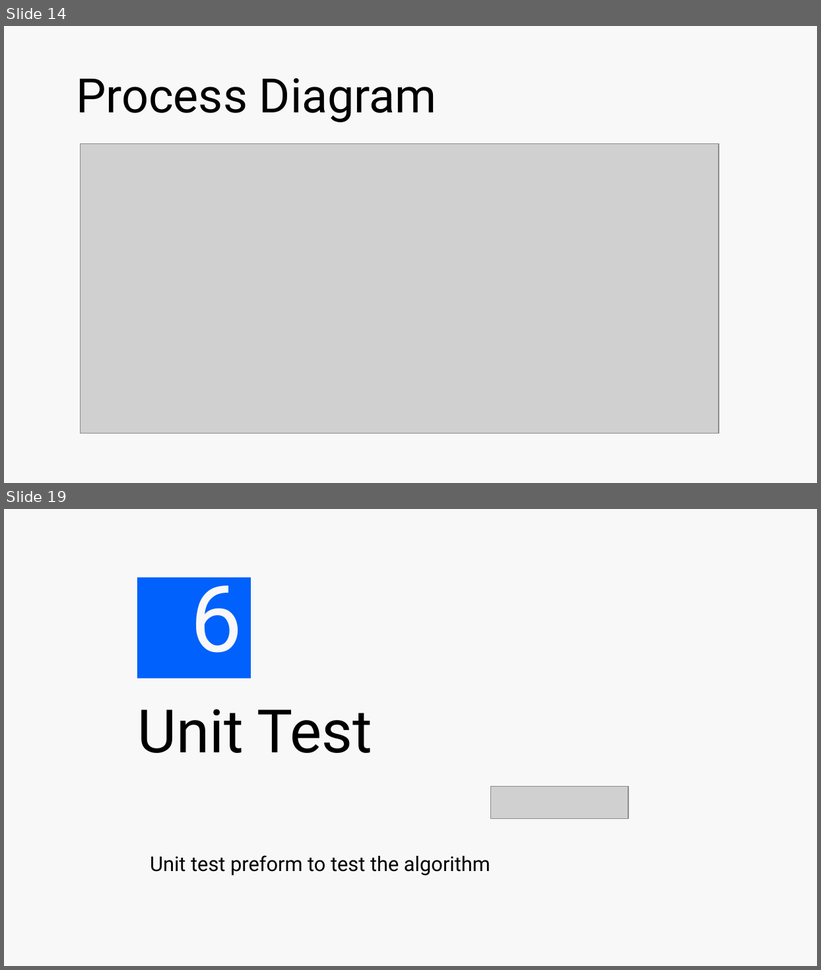
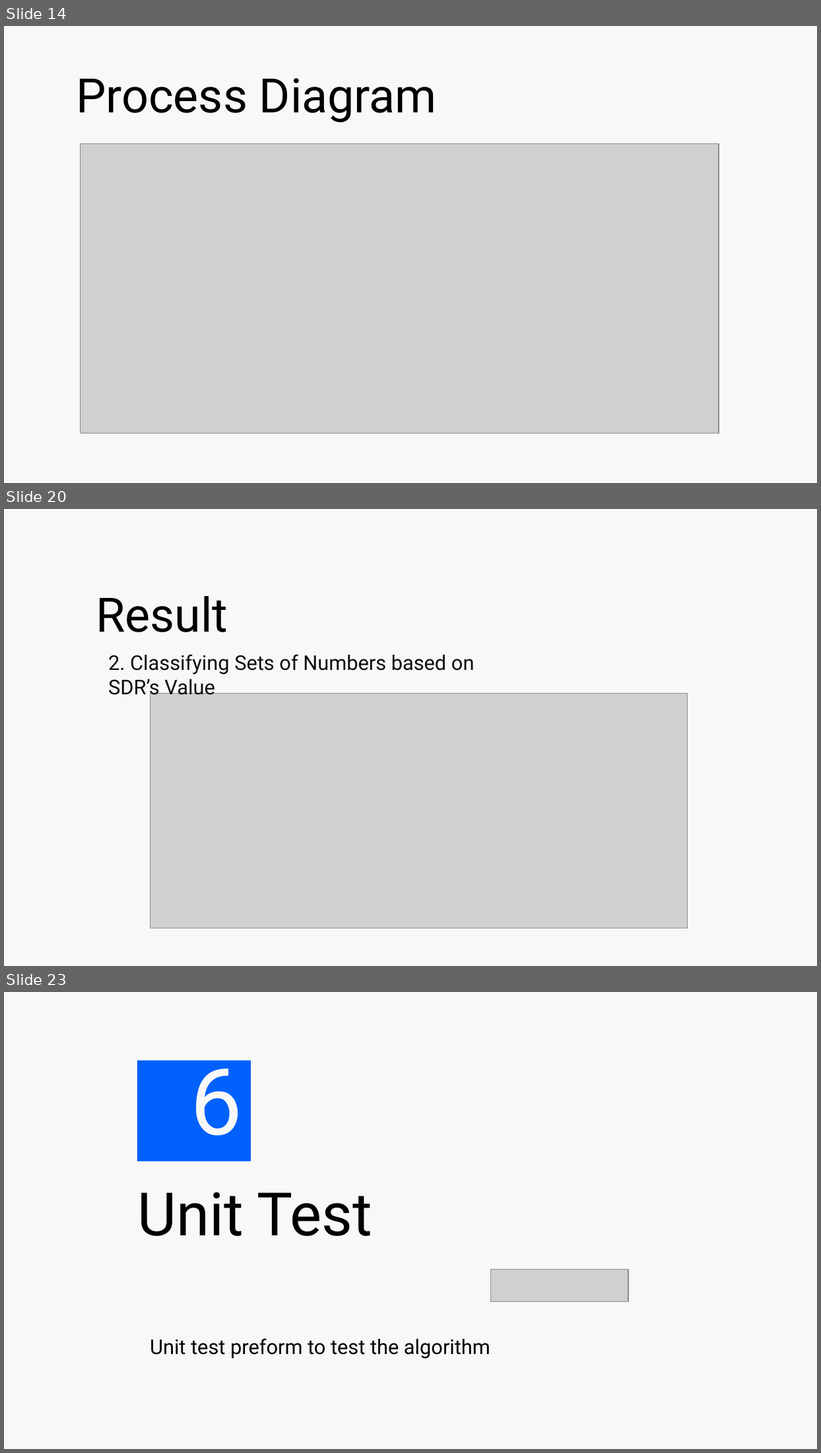
Before and after one commit to muhammadharis-97/K-Nearest-Neighbors-KNN-on-a-sparse-distribution-representation, a slide deck: Myproject/Documentation/Investigate and Implement KNN Classifier_Global Variable-Project_presentation.pptx. Shown one above the other, each under a label of ours: slides 14 and 19 before the commit, slides 14, 20 and 23 after it; the slides between them are not shown. The pictures are 821x970 and 821x1453 pixels, drawn with LibreOffice and Linux fonts; fonts in the diff are those of the drawing; grey boxes stand for pictures; background and template pictures are left out. Boxes give left, top, right and bottom in pixels: in the first picture for what was removed or moved away, otherwise in the second. Text is boxed around its words. In the diff, an @@ line names an element or a change of style, - is before the commit and + after.

```diff
--- a/Myproject/Documentation/Investigate and Implement KNN Classifier_Global Variable-Project_presentation.pptx
+++ b/Myproject/Documentation/Investigate and Implement KNN Classifier_Global Variable-Project_presentation.pptx
@@ slide 20 added at box(4, 509, 817, 966), background picture (left out) @@
@@ text added at box(96, 596, 228, 632), 42 pt, text #000000 @@
+Result
@@ text added at box(108, 654, 475, 700), 18 pt, text #0D0D0D @@
+2. Classifying Sets of Numbers based on SDR’s Value
@@ picture added at box(151, 694, 688, 929) @@
@@ what was slide 19 is now slide 23 @@
```
Also in this commit, not shown: 7 slides changed, 5 other slides added, 1 slide removed, 2 other files.
